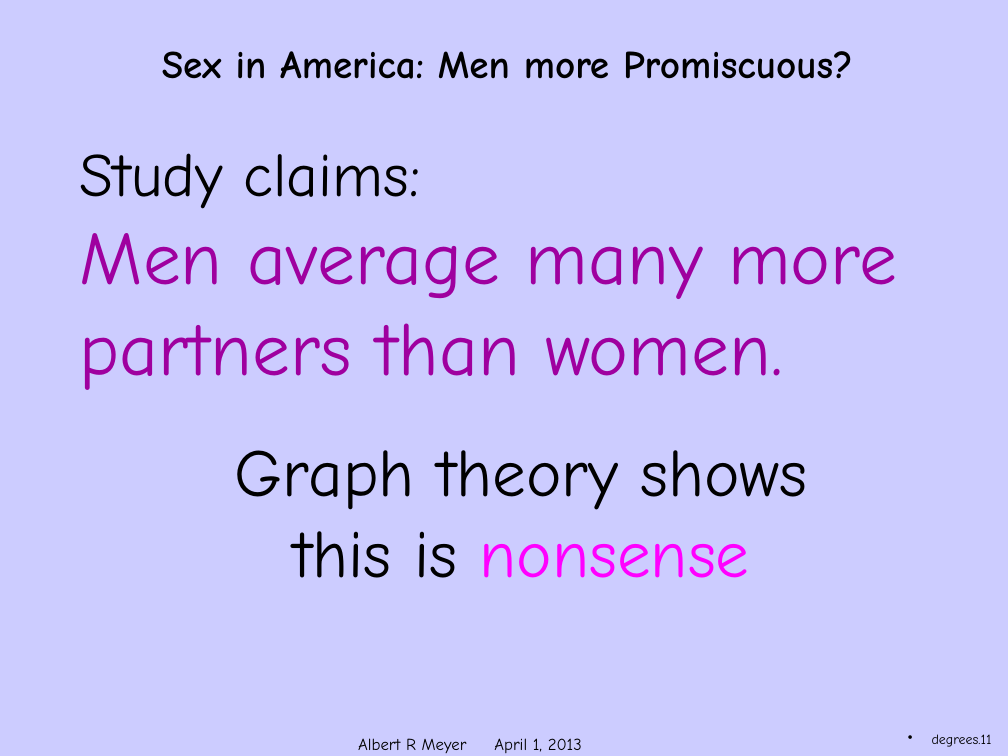
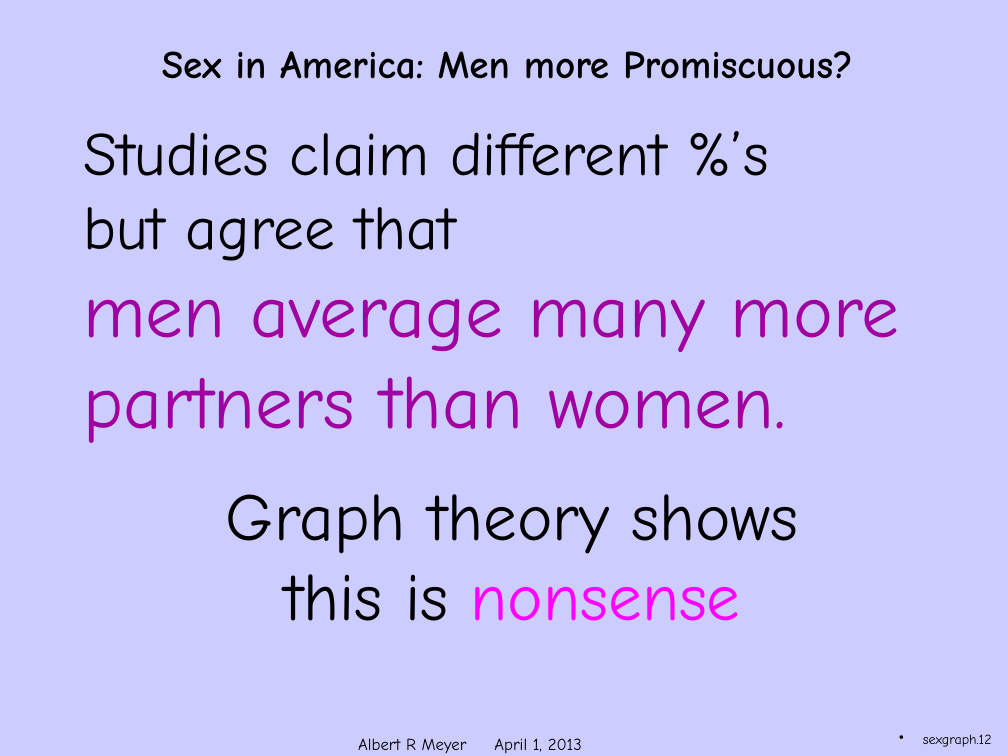
Before and after one commit to armeyer/mcs_web, a slide deck: slide 12 of spring13/slides13/simple-degrees.pptx (slide 11 before the commit). Drawn at 1008x756 pixels with LibreOffice and Linux fonts; fonts in the diff are those of the drawing; background and template pictures are left out. Boxes give left, top, right and bottom in pixels: in the first picture for what was removed or moved away, otherwise in the second. Text is boxed around its words. In the diff, an @@ line names an element or a change of style, - is before the commit and + after.

Commit message:
add ran-var slides

```diff
--- a/spring13/slides13/simple-degrees.pptx
+++ b/spring13/slides13/simple-degrees.pptx
@@ text "Studies claim different %’s": place and size @@
-text "Studies claim different %’s" at [80,153,897,390]
+text "Studies claim different %’s" at [83,131,900,443]
@@ text at [83,131,900,352]: text changed; size 54 to 44 pt; text colour #9F009F to #000000 @@
-Study claims:
-Men average many more
+Studies claim different %’s
+but agree that
+men average many more
@@ text "Graph theory shows": place and size @@
-text "Graph theory shows" at [235,450,808,578]
+text "Graph theory shows" at [226,494,799,621]
@@ page number at [923,734,992,747]: text changed @@
-degrees.11
+sexgraph.12
```
Also in this commit, not shown: 1 other slide changed, 6 slides added, 6 other files.
